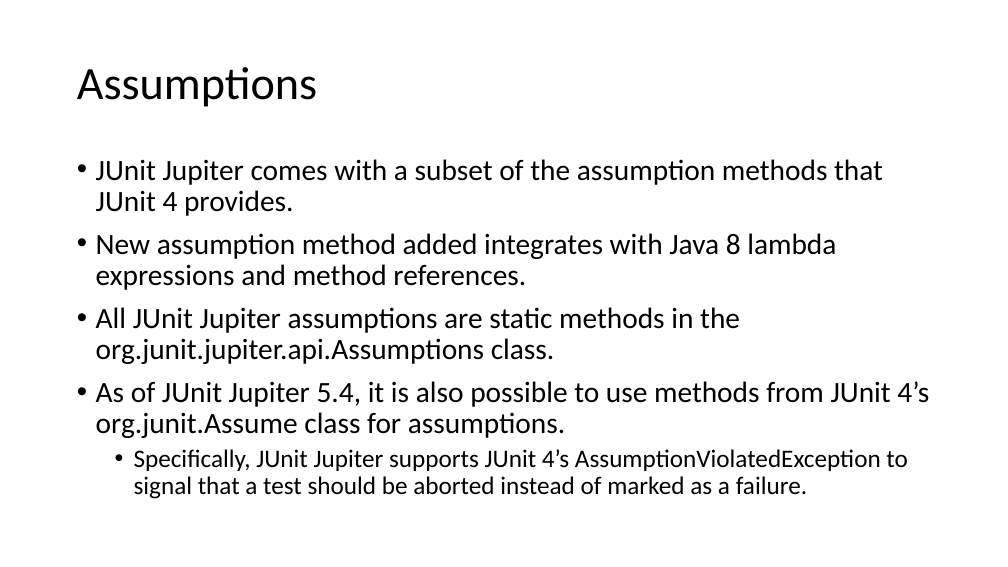
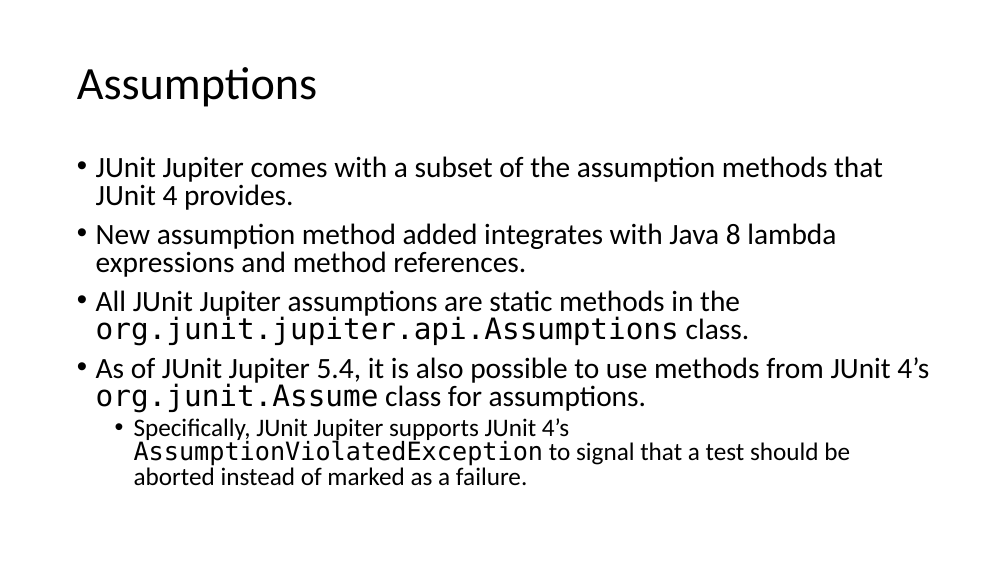
Before and after one commit to cebartling/test-driven, a slide deck: slide 22 of presentations/Introduction to JUnit 5.pptx. Drawn at 1008x567 pixels with LibreOffice and Linux fonts; fonts in the diff are those of the drawing. Boxes give left, top, right and bottom in pixels: in the first picture for what was removed or moved away, otherwise in the second. Text is boxed around its words. In the diff, an @@ line names an element or a change of style, - is before the commit and + after.

Commit message:
JUnit 5 presentation changes

```diff
--- a/presentations/Introduction to JUnit 5.pptx
+++ b/presentations/Introduction to JUnit 5.pptx
@@ text "JUnit Jupiter comes with a ..." at box(96, 156, 929, 486): font Calibri to DejaVu Sans Mono in "org.junit.jupiter.api.Assumptions", "org.junit.Assume", "AssumptionViolatedException"; line spacing 0.9 to 0.8 @@
```
Also in this commit, not shown: 14 other slides changed, 2 slides removed, 1 other file.
